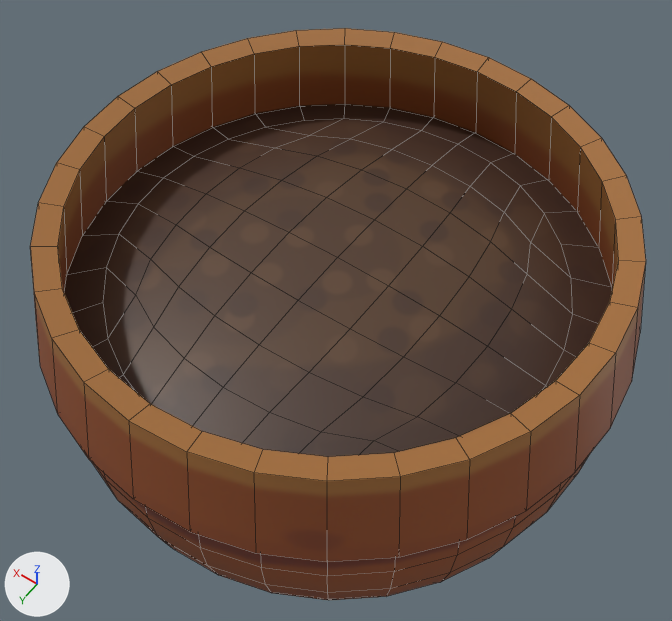
The FBX model Assets/Meshes/Plants/PlantPot02.fbx as it was, and as the next commit left it.
Rendered twice from a 50 mm camera at (-0.688, 0.969, 2.077) aimed at (0.04, -0.049, 0.477). Every picture has the same lights, and +X, +Y and +Z are marked at lower left. Mesh edges are drawn as thin lines. Where no turn or scale is listed for an object, it has been applied to the vertices.
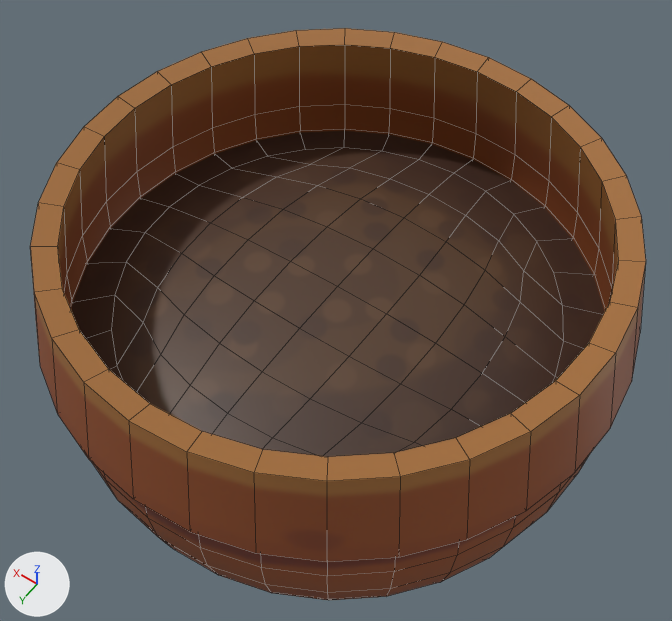
Boxes (x1, y1, x2, y2) around the edits, measured in the pictures (672 x 621 px; the box of a moved part takes in the faces that stretch with it):
part 1 of me_cylinder, moved or reshaped
    before: (64, 104, 612, 457)
    after: (71, 130, 605, 457)

Edits to the bpy script that builds the scene:
```text
Change me_cylinder:
    where me_cylinder.from_pydata(...)  # 785 vertices, 738 faces; spans x -0.588..0.588, y -0.588..0.588, z 0.0..0.855
    used by ob_cylinder_002; location = (0.0, 0.0, 0.0)
    me_cylinder part 1: the loose piece of 113 vertices spanning x -0.564..0.564, y -0.564..0.564, z 0.646..0.723 is moved by (0.0, 0.0, -0.087)
```
